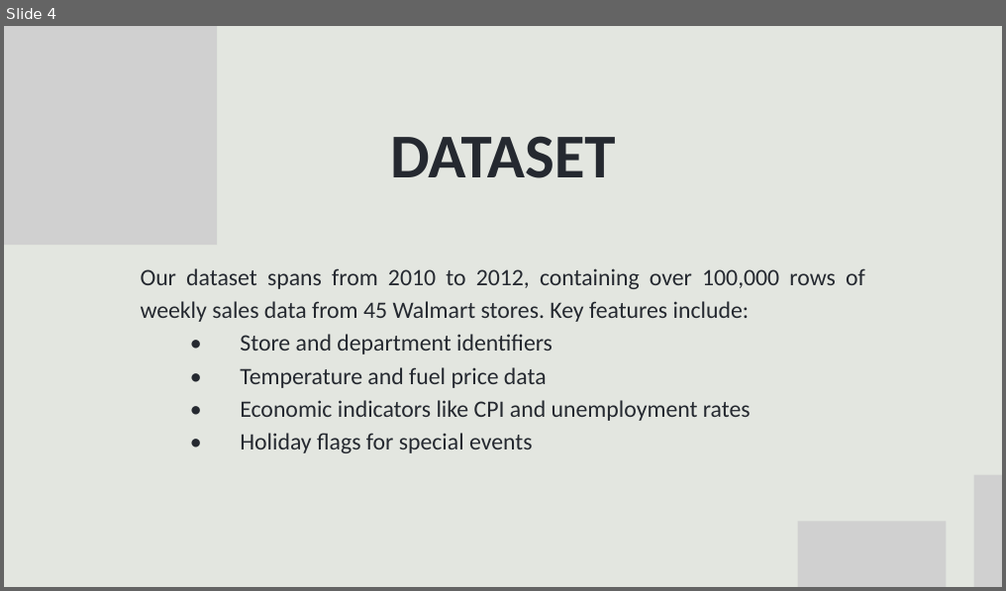
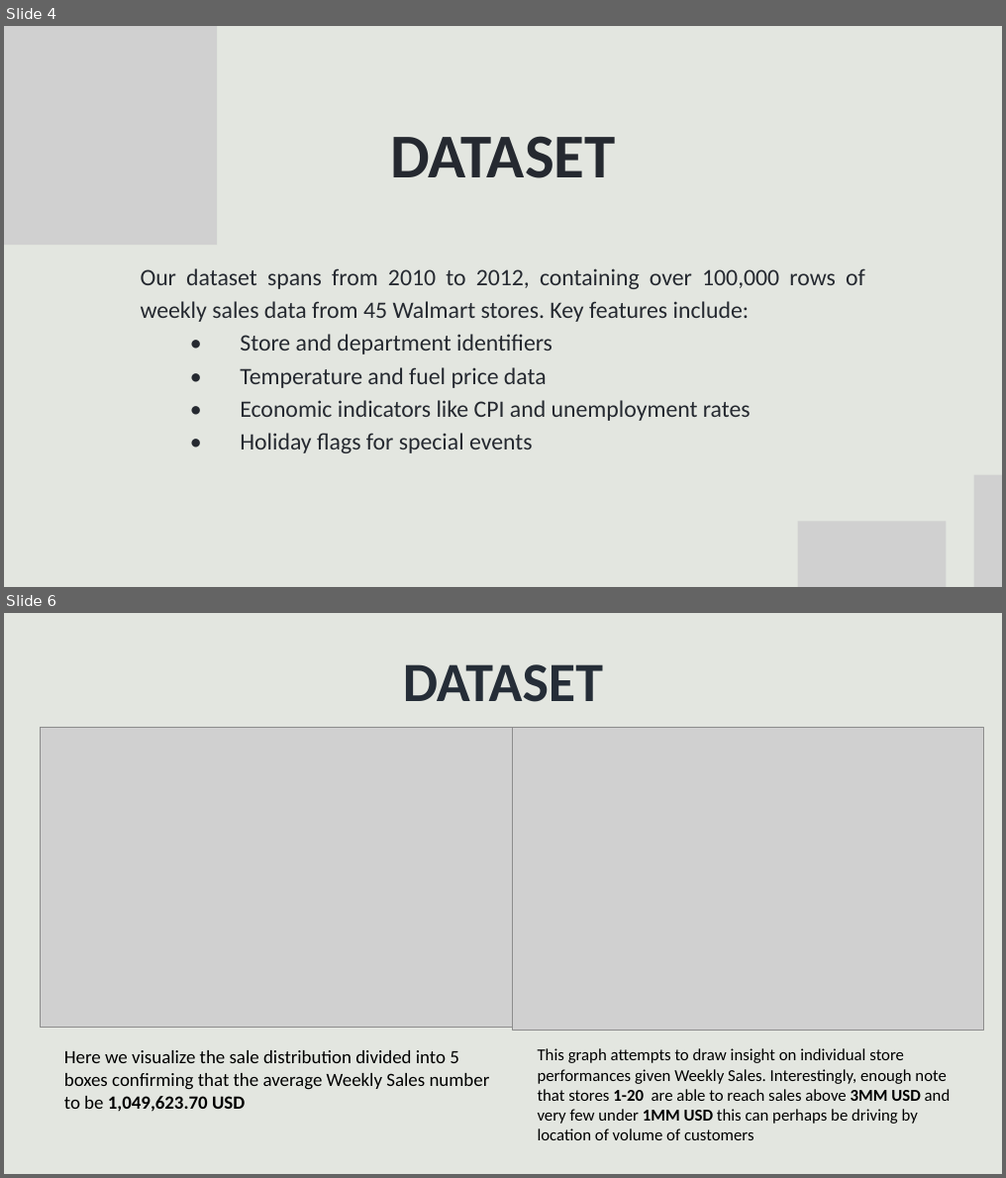
Before and after one commit to vikashsinha72/CPE_595_Team2_Project, a slide deck: Demand_Forecasting_to_Optimize_Supply_Chain_Management.pptx. Shown one above the other, each under a label of ours: slide 4 before the commit, slides 4 and 6 after it; the slides between them are not shown. The pictures are 1006x591 and 1006x1178 pixels, drawn with LibreOffice and Linux fonts; fonts in the diff are those of the drawing; grey boxes stand for pictures. Boxes give left, top, right and bottom in pixels: in the first picture for what was removed or moved away, otherwise in the second. Text is boxed around its words. In the diff, an @@ line names an element or a change of style, - is before the commit and + after.

```diff
--- a/Demand_Forecasting_to_Optimize_Supply_Chain_Management.pptx
+++ b/Demand_Forecasting_to_Optimize_Supply_Chain_Management.pptx
@@ slide 6 added at <box>4,613,1002,1174</box>, background #E3E6E0 @@
@@ text added at <box>403,664,603,702</box>, 80 pt, text #252D37, bold @@
+DATASET
@@ picture added at <box>40,727,512,1028</box> @@
@@ picture added at <box>512,727,983,1030</box> @@
@@ text added at <box>64,1051,490,1112</box>, 27 pt, text #000000 @@
+Here we visualize the sale distribution divided into 5 boxes confirming that the average Weekly Sales number to be 1,049,623.70 USD
@@ text added at <box>538,1049,950,1141</box>, 24 pt, text #000000 @@
+This graph attempts to draw insight on individual store performances given Weekly Sales. Interestingly, enough note that stores 1-20 are able to reach sales above 3MM USD and very few under 1MM USD this can perhaps be driving by location of volume of customers
```
Also in this commit, not shown: 1 other slide added.
